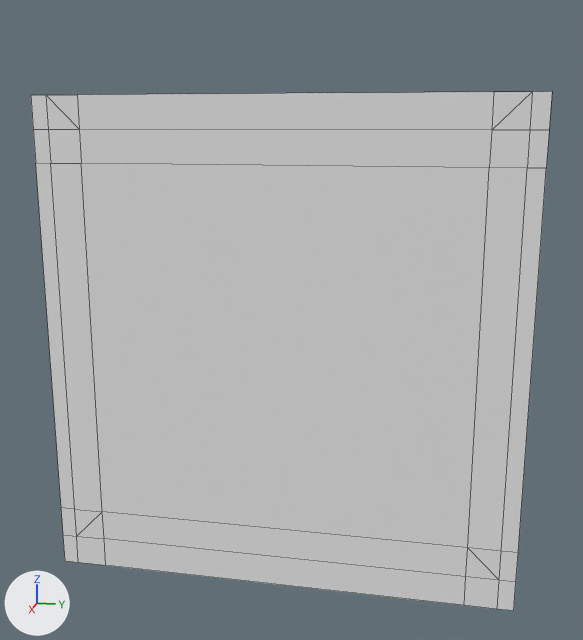
The FBX model Source/Assets/Models/Axel/Modular/Int_WallRight.fbx, before and after one commit.
The view is the same before and after, from a 50 mm lens placed at (4.53, -0.48, 2.95), pointed at (-0.2, -1.43, 1.76). The lights are fixed; the arrows at lower left show +X, +Y and +Z. Mesh edges are drawn as thin lines. Where no turn or scale is listed for an object, it has been applied to the vertices.

Names of what the first picture shows: 'Int_WallRight'.
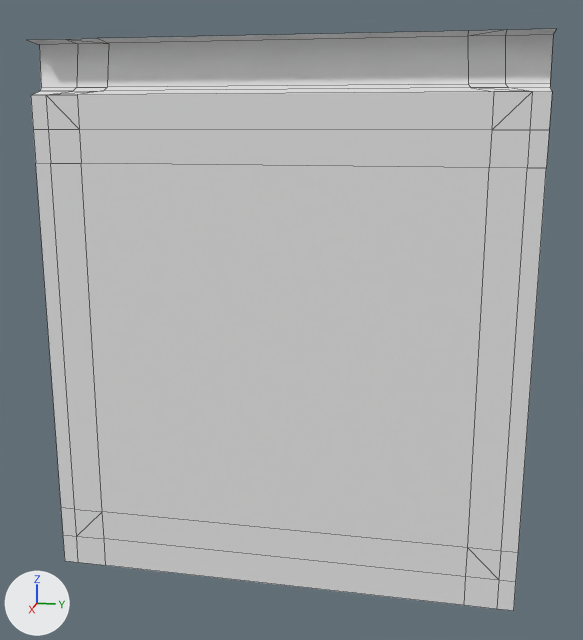
What differs and where, as boxes [x1, y1, x2, y2] in the pictures (583 x 640 px):
'Int_WallRight', reshaped (12% taller): before [31, 92, 552, 611]; after [28, 29, 556, 611]
part 1 of me_cube_123, added: after [28, 29, 556, 95]

The change, as a diff of the scene's bpy script:
```diff
--- a/Source/Assets/Models/Axel/Modular/Int_WallRight.fbx.py
+++ b/Source/Assets/Models/Axel/Modular/Int_WallRight.fbx.py
@@ me_cube_123 @@
 # used by ob_int_wallright; location = (0.0, 0.0, 0.0)
-me_cube_123.from_pydata(...)  # 36 vertices, 29 faces; spans x -0.1, y -3.0..0.0, z 0.0..3.1
+me_cube_123.from_pydata(...)  # 64 vertices, 53 faces; spans x -0.25..-0.1, y -3.0..0.0, z 0.0..3.41
+# me_cube_123 part 1
+# 19 vertices are added at x -0.25..-0.1, y -3.0..0.0, z 3.1..3.41
+# 9 new vertices lie (0.0, 0.2, 0.0) away from vertices in x -0.25..-0.1, y -2.9..-0.42, z 3.1..3.41
+# 24 new faces join them
 me_cube_123.materials.append(mat_mat_environment)
```
